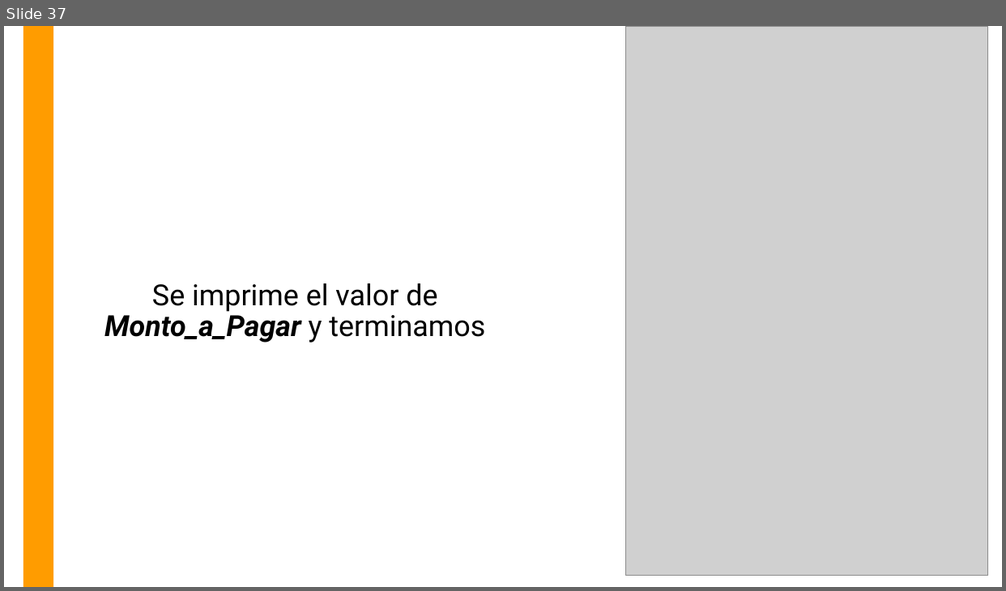
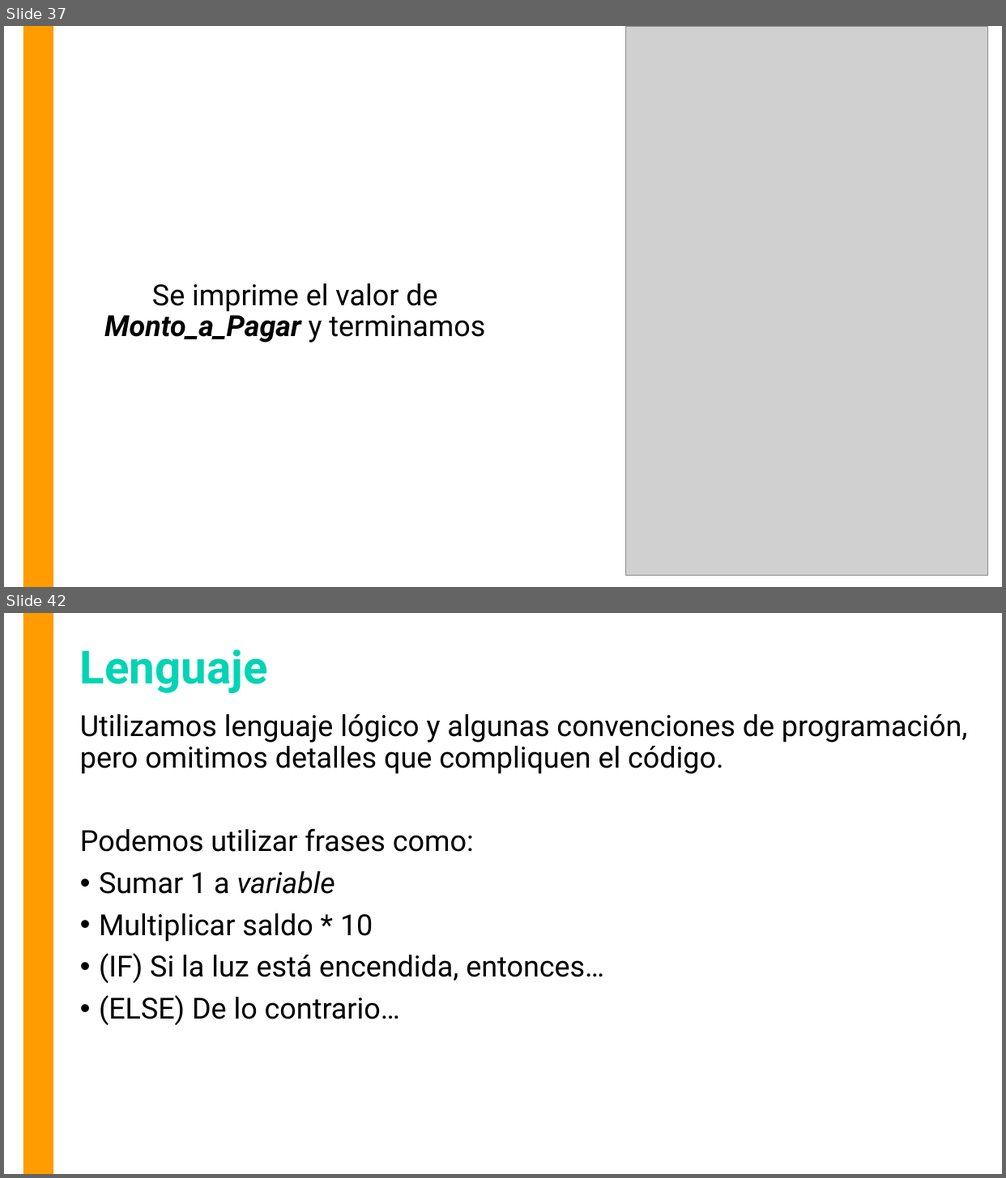
Before and after one commit to OMardil/INFO1_MOD4-Intro-a-Java, a slide deck: 01 Presentacion/INFO1_MOD4-Algoritmos_y_Diagramas.pptx. Shown one above the other, each under a label of ours: slide 37 before the commit, slides 37 and 42 after it; the slides between them are not shown. The pictures are 1006x591 and 1006x1178 pixels, drawn with LibreOffice and Linux fonts; fonts in the diff are those of the drawing; grey boxes stand for pictures. Boxes give left, top, right and bottom in pixels: in the first picture for what was removed or moved away, otherwise in the second. Text is boxed around its words. In the diff, an @@ line names an element or a change of style, - is before the commit and + after.

```diff
--- a/01 Presentacion/INFO1_MOD4-Algoritmos_y_Diagramas.pptx
+++ b/01 Presentacion/INFO1_MOD4-Algoritmos_y_Diagramas.pptx
@@ slide 42 added at box(4, 613, 1002, 1174), background #FFFFFF; not listed: 1 template element that a slide beside it also shows @@
@@ title added at box(80, 649, 268, 693), 44 pt, text #01D4B4, bold @@
+Lenguaje
@@ text added at box(80, 714, 967, 1025), 28 pt, text #000000 @@
+Utilizamos lenguaje lógico y algunas convenciones de programación, pero omitimos detalles que compliquen el código.
+Podemos utilizar frases como:
+• Sumar 1 a variable
+• Multiplicar saldo * 10
+• (IF) Si la luz está encendida, entonces…
+• (ELSE) De lo contrario…
```
Also in this commit, not shown: 4 other slides added, 3 other files.
